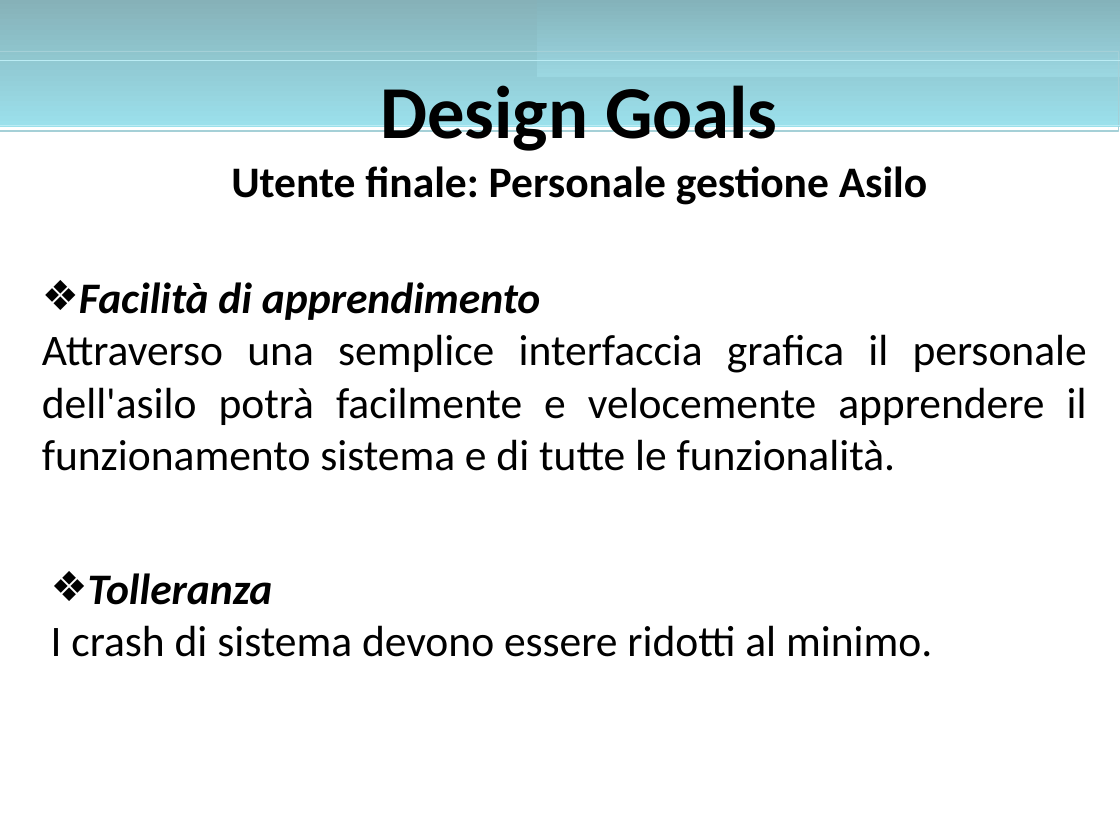
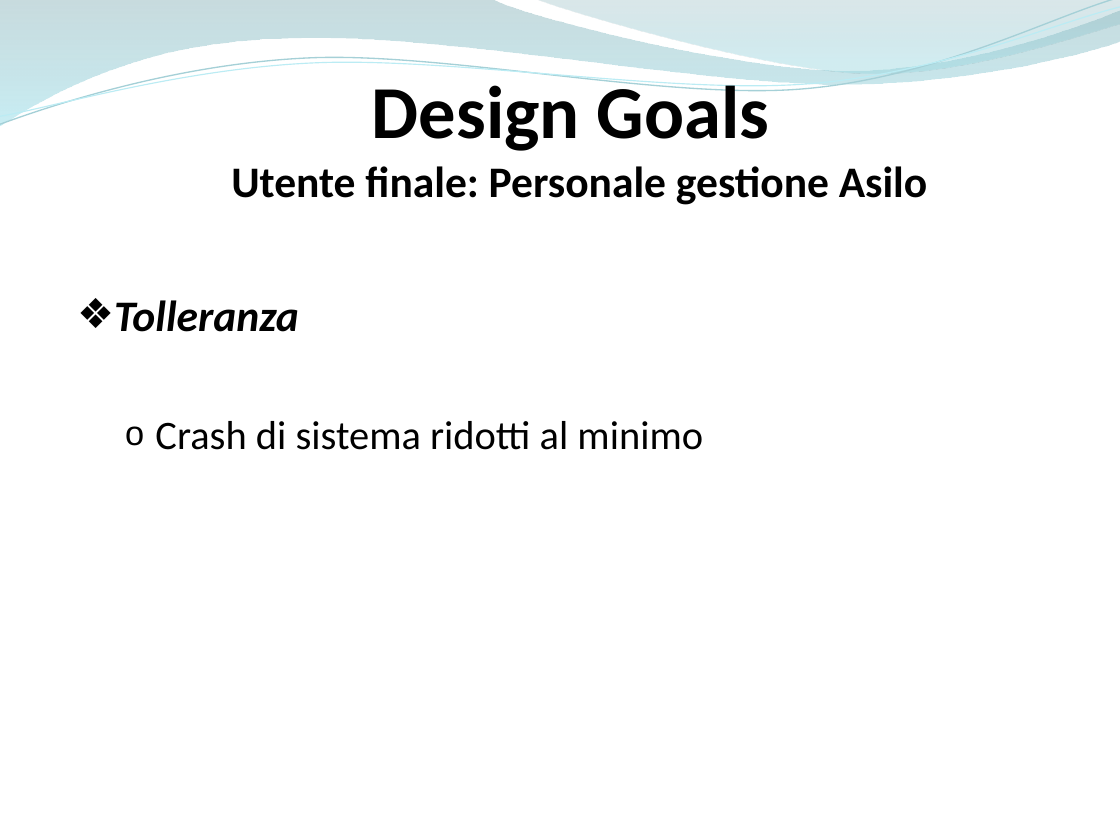
Before and after one commit to ammirate/at-silo, a slide deck: slide 10 of Presentazione/Atsilo1/Micco/Atsilo_A_Micco.pptx. Drawn at 1120x840 pixels with LibreOffice and Linux fonts; fonts in the diff are those of the drawing. Boxes give left, top, right and bottom in pixels: in the first picture for what was removed or moved away, otherwise in the second. Text is boxed around its words. In the diff, an @@ line names an element or a change of style, - is before the commit and + after.

```diff
--- a/Presentazione/Atsilo1/Micco/Atsilo_A_Micco.pptx
+++ b/Presentazione/Atsilo1/Micco/Atsilo_A_Micco.pptx
@@ rectangle removed at bbox=[0, 0, 1120, 127] @@
@@ freeform shape added at bbox=[0, 0, 1120, 127], fill gradient #86B2B9 to #9BE0EC @@
@@ freeform shape added at bbox=[0, 0, 1120, 131], outline #A5D0D7 0.85 pt @@
@@ freeform shape added at bbox=[0, 7, 1120, 125], outline #BBECF4 0.75 pt @@
@@ rectangle removed at bbox=[536, 0, 1120, 77] @@
@@ freeform shape added at bbox=[536, 0, 1120, 77], fill gradient #84B3BB to #9BD7E1 @@
@@ rectangle removed at bbox=[0, 52, 1119, 131] @@
@@ text "Design Goals" rewrapped from bbox=[231, 85, 927, 205] to bbox=[231, 76, 927, 205] @@
@@ rectangle removed at bbox=[0, 60, 1120, 125] @@
@@ text removed at bbox=[42, 282, 1087, 471] @@
-❖ Facilità di apprendimento
-Attraverso una semplice interfaccia grafica il personale dell'asilo potrà facilmente e velocemente apprendere il funzionamento sistema e di tutte le funzionalità.
@@ text "Tolleranza": place and size @@
-text "Tolleranza" at bbox=[51, 573, 932, 657]
+text "Tolleranza" at bbox=[114, 300, 703, 450]
@@ text at bbox=[114, 300, 299, 332]: indent changed; more space between paragraphs @@
@@ text at bbox=[155, 421, 703, 450]: text changed; size 28 to 26 pt @@
-I crash di sistema devono essere ridotti al minimo.
+  o Crash di sistema ridotti al minimo
```
Also in this commit, not shown: 16 other slides changed, 7 slides added, 6 slides removed.
